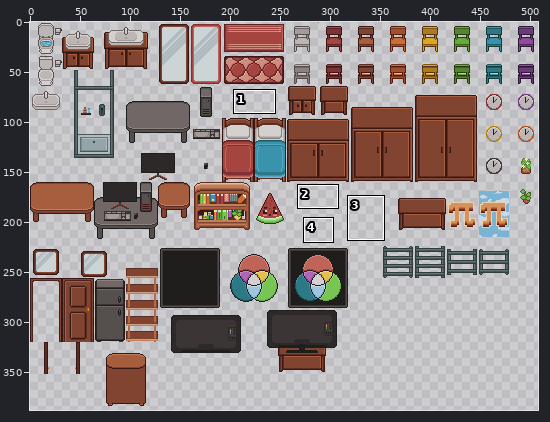
Sprite sheet -- game/house/assets/objects.png. The picture above shows the old version from afar; the outline marks the close-up.
Close-up. Before the commit:
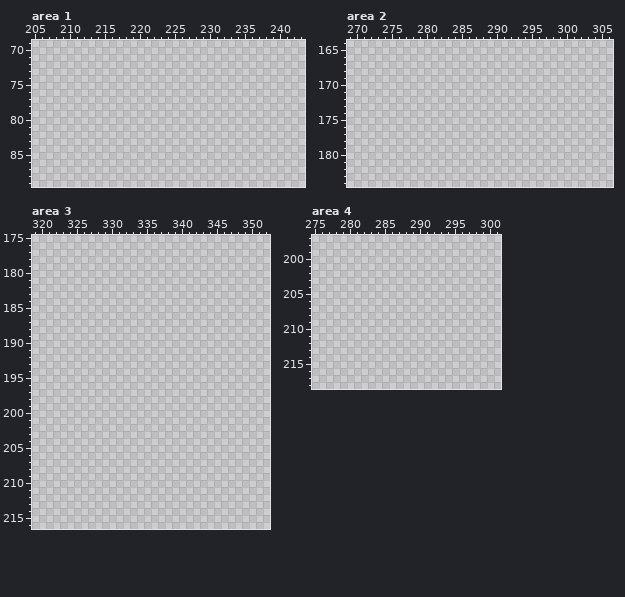
The file is 512x512 pixels. Colours within 5 levels of each other are drawn and written as one. Shown: area 1: x 205..243, y 69..89; area 2: x 269..306, y 164..184; area 3: x 319..352, y 175..216; area 4: x 275..301, y 197..218. The wide view leaves out empty margins. The commit also changed other parts of the picture, which this record leaves out.
Palette (. is transparent): 
After the commit:
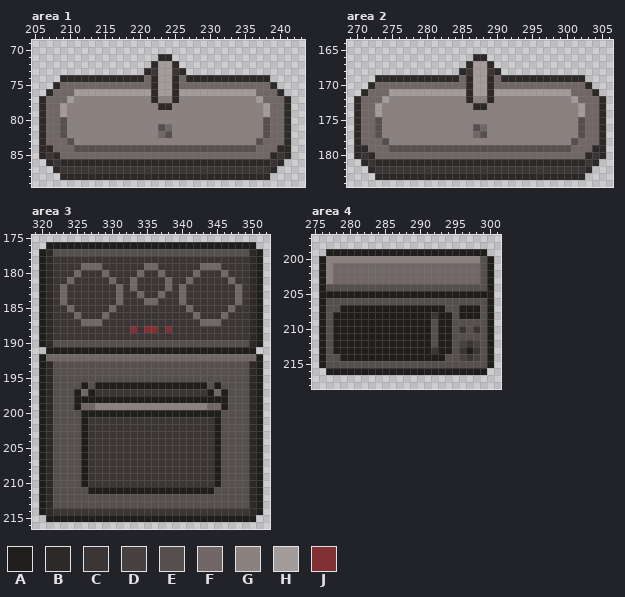
Colours new in this view: A #201e1d  B #2e2929  C #3b3535  D #484141  E #554f4e  F #706766  G #8b817f  H #a39c9a  J #813133
What changed:
Changed rows in their new state; - is an unchanged pixel.
Area 1:
first column x 206:
71 -----------------BB-----------------
72 ----------------BHHB----------------
73 ---------------BCHHCB---------------
74 ---BBBBBBBBBBBBFBHHBFBBBBBBBBBBBB---
75 --BFFFFFFFFFFFFFBHHBFFFFFFFFFFFFFB--
76 -BFFFHHHHHHHHHHHBHHBHHHHHHHHHHHFFFB-
77 BFFFHGGGGGGGGGGGBGGBGGGGGGGGGGGHFFFB
78 BFFHGGGGGGGGGGGGGBBGGGGGGGGGGGGGHFFB
79 BFFHGGGGGGGGGGGGGGGGGGGGGGGGGGGGHFFB
80 BFFEGGGGGGGGGGGGGGGGGGGGGGGGGGGGEFFB
81 BFFEGGGGGGGGGGGGGEFGGGGGGGGGGGGGEFFB
82 BFFEGGGGGGGGGGGGGFEGGGGGGGGGGGGGEFFB
83 BFFFEGGGGGGGGGGGGGGGGGGGGGGGGGGEFFFB
84 BBFFFEEEEEEEEEEEEEEEEEEEEEEEEEEFFFBB
85 BCBFFFFFFFFFFFFFFFFFFFFFFFFFFFFFFBCB
86 -BCBBBBBBBBBBBBBBBBBBBBBBBBBBBBBBCB-
87 --BCCCCCCCCCCCCCCCCCCCCCCCCCCCCCCB--
88 ---BBBBBBBBBBBBBBBBBBBBBBBBBBBBBB---
Area 2:
first column x 270:
166 -----------------BB-----------------
167 ----------------BHHB----------------
168 ---------------BCHHCB---------------
169 ---BBBBBBBBBBBBFBHHBFBBBBBBBBBBBB---
170 --BFFFFFFFFFFFFFBHHBFFFFFFFFFFFFFB--
171 -BFFFHHHHHHHHHHHBHHBHHHHHHHHHHHFFFB-
172 BFFFHGGGGGGGGGGGBGGBGGGGGGGGGGGHFFFB
173 BFFHGGGGGGGGGGGGGBBGGGGGGGGGGGGGHFFB
174 BFFHGGGGGGGGGGGGGGGGGGGGGGGGGGGGHFFB
175 BFFEGGGGGGGGGGGGGGGGGGGGGGGGGGGGEFFB
176 BFFEGGGGGGGGGGGGGEFGGGGGGGGGGGGGEFFB
177 BFFEGGGGGGGGGGGGGFEGGGGGGGGGGGGGEFFB
178 BFFFEGGGGGGGGGGGGGGGGGGGGGGGGGGEFFFB
179 BBFFFEEEEEEEEEEEEEEEEEEEEEEEEEEFFFBB
180 BCBFFFFFFFFFFFFFFFFFFFFFFFFFFFFFFBCB
181 -BCBBBBBBBBBBBBBBBBBBBBBBBBBBBBBBCB-
182 --BCCCCCCCCCCCCCCCCCCCCCCCCCCCCCCB--
183 ---BBBBBBBBBBBBBBBBBBBBBBBBBBBBBB---
Area 3:
first column x 320:
176 -AAAAAAAAAAAAAAAAAAAAAAAAAAAAAA-
177 ABEEEEEEEEEEEEEEEEEEEEEEEEEEEEBA
178 ABCCCCCCCCCCCCCCCCCCCCCCCCCCCCBA
179 ABCCCCFFFCCCCCCFFCCCCCCFFFCCCCBA
180 ABCCCFCCCFCCCCFCCFCCCCFCCCFCCCBA
181 ABCCFCCCCCFCCFCCCCFCCFCCCCCFCCBA
182 ABCFCCCCCCCFCFCCCCFCFCCCCCCCFCBA
183 ABCFCCCCCCCFCCFCCFCCFCCCCCCCFCBA
184 ABCFCCCCCCCFCCCFFCCCFCCCCCCCFCBA
185 ABCCFCCCCCFCCCCCCCCCCFCCCCCFCCBA
186 ABCCCFCCCFCCCCCCCCCCCCFCCCFCCCBA
187 ABCCCCFFFCCCCCCCCCCCCCCFFFCCCCBA
188 ABCCCCCCCCCCCJCJJCJCCCCCCCCCCCBA
189 ABCCCCCCCCCCCCCCCCCCCCCCCCCCCCBA
190 ABEEEEEEEEEEEEEEEEEEEEEEEEEEEEBA
191 -AAAAAAAAAAAAAAAAAAAAAAAAAAAAAA-
192 AFFFFFFFFFFFFFFFFFFFFFFFFFFFFFFA
193 ABEEEEEEEEEEEEEEEEEEEEEEEEEEEEBA
194 ABEEEEEEEEEEEEEEEEEEEEEEEEEEEEBA
195 ABEEEEEEEEEEEEEEEEEEEEEEEEEEEEBA
196 ABEEEEAEAAAAAAAAAAAAAAAAEAEEEEBA
197 ABEEEAFACCCCCCCCCCCCCCCCAFAEEEBA
198 ABEEEAAAAAAAAAAAAAAAAAAAAAAEEEBA
199 ABEEEAFFGGGGGGGGGGGGGGGGFFAEEEBA
200 ABEEEEAAAAAAAAAAAAAAAAAAAAEEEEBA
201 ABEEEEACCCCCCCCCCCCCCCCCCAEEEEBA
202 ABEEEEACCCCCCCCCCCCCCCCCCAEEEEBA
203 ABEEEEACCCCCCCCCCCCCCCCCCAEEEEBA
204 ABEEEEACCCCCCCCCCCCCCCCCCAEEEEBA
205 ABEEEEACCCCCCCCCCCCCCCCCCAEEEEBA
206 ABEEEEACCCCCCCCCCCCCCCCCCAEEEEBA
207 ABEEEEACCCCCCCCCCCCCCCCCCAEEEEBA
208 ABEEEEACCCCCCCCCCCCCCCCCCAEEEEBA
209 ABEEEEACCCCCCCCCCCCCCCCCCAEEEEBA
210 ABEEEEACCCCCCCCCCCCCCCCCCAEEEEBA
211 ABEEEEEAAAAAAAAAAAAAAAAAAEEEEEBA
212 ABEEEEEEEEEEEEEEEEEEEEEEEEEEEEBA
213 ABEEEEEEEEEEEEEEEEEEEEEEEEEEEEBA
214 ABCCCCCCCCCCCCCCCCCCCCCCCCCCCCBA
215 -AAAAAAAAAAAAAAAAAAAAAAAAAAAAAA-
Area 4:
first column x 276:
199 -AAAAAAAAAAAAAAAAAAAAAAA-
200 AGGGGGGGGGGGGGGGGGGGGGGEA
201 AGFFFFFFFFFFFFFFFFFFFFFEA
202 AGFFFFFFFFFFFFFFFFFFFFFEA
203 AGFFFFFFFFFFFFFFFFFFFFFEA
204 AEEEEEEEEEEEEEEEEEEEEEEEA
205 AAAAAAAAAAAAAAAAAAAAAAAAA
206 AEEEEEEEEEEEEEEEEEEEEEEEA
207 AEEAAAAAAAAAAAAAAAEEAAAEA
208 AEAAAAAAAAAAAAAACAAEAAAEA
209 AEAAAAAAAAAAAAAAEAAEEEEEA
210 AEAAAAAAAAAAAAAAEAAECECEA
211 AEAAAAAAAAAAAAAAEAAEEEEEA
212 AEAAAAAAAAAAAAAAEAAEDCDEA
213 AEAAAAAAAAAAAAAACAAECACEA
214 AEEAAAAAAAAAAAAAAAEEDCDEA
215 AEEEEEEEEEEEEEEEEEEEEEEEA
216 -AAAAAAAAAAAAAAAAAAAAAAA-
Boxes around the changes in both close-ups, in picture pixels (x1, y1, x2, y2):
added: (39, 54, 291, 180)
added: (354, 54, 606, 180)
added: (39, 242, 263, 522)
added: (319, 249, 494, 375)
